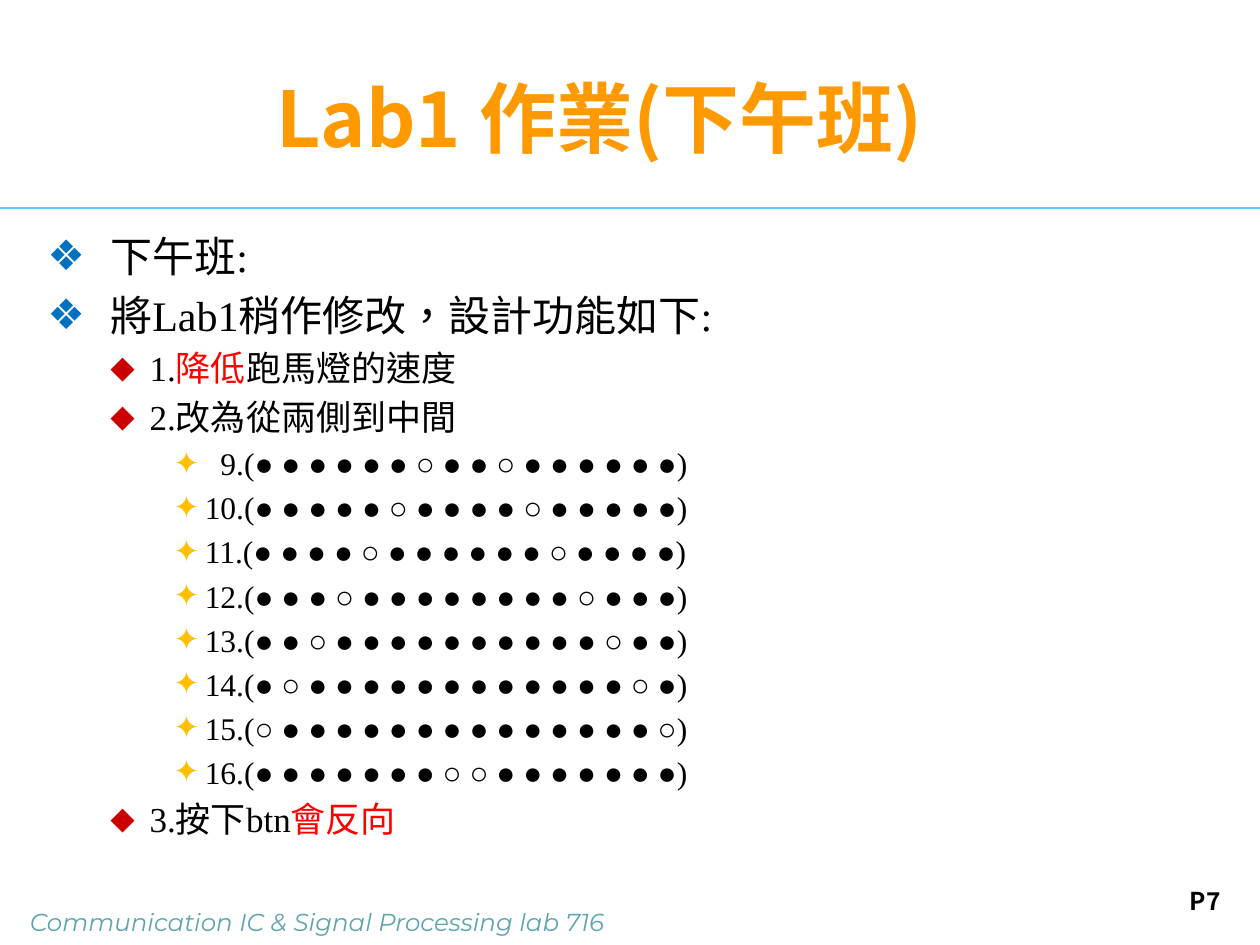
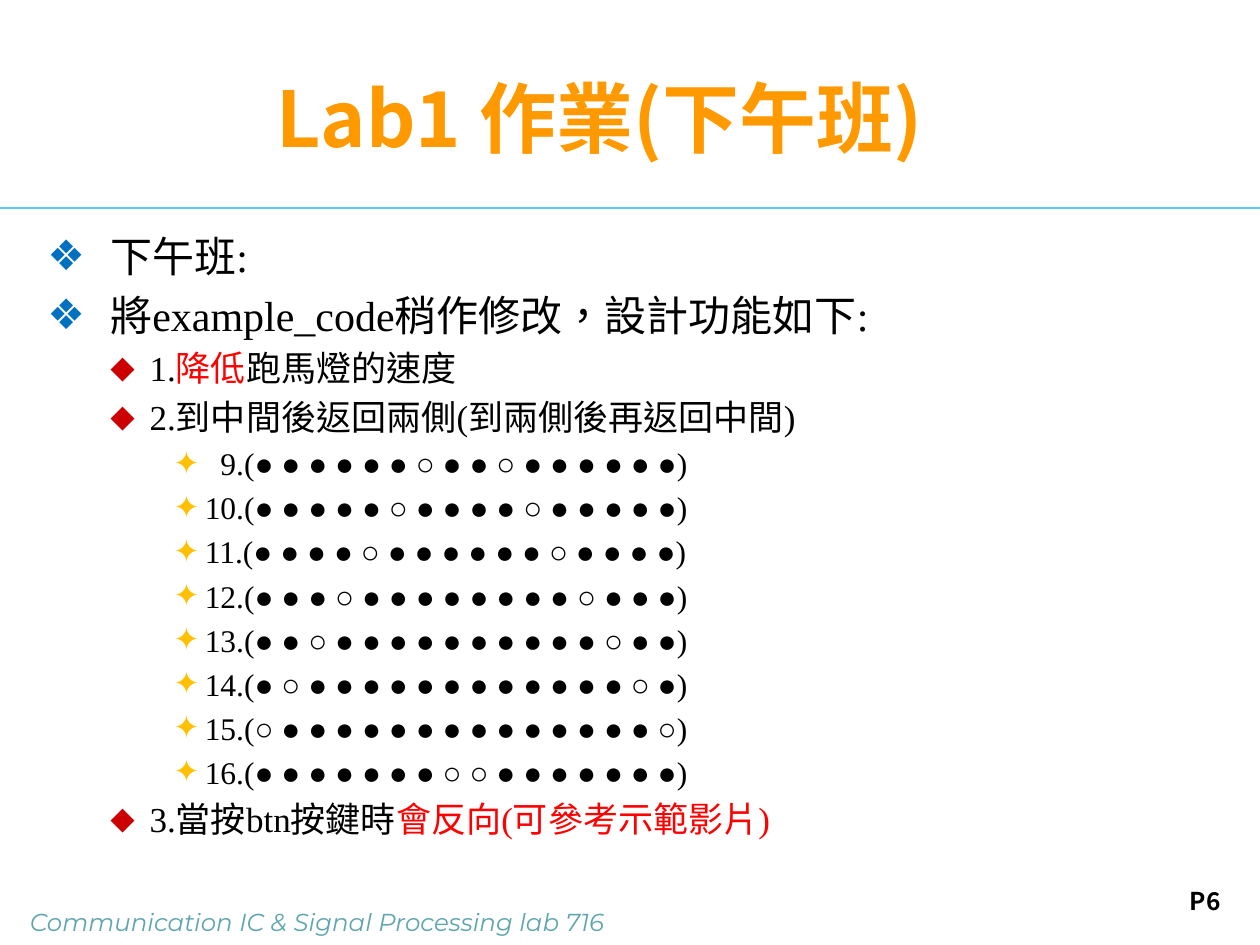
Before and after one commit to putoze/FPGA, a slide deck: slide 6 of lab1/lab1_a/Lab1_Flash_LED.pptx (slide 7 before the commit). Drawn at 1260x945 pixels with LibreOffice and Linux fonts; fonts in the diff are those of the drawing; background and template pictures are left out. Boxes give left, top, right and bottom in pixels: in the first picture for what was removed or moved away, otherwise in the second. Text is boxed around its words. In the diff, an @@ line names an element or a change of style, - is before the commit and + after.

```diff
--- a/lab1/lab1_a/Lab1_Flash_LED.pptx
+++ b/lab1/lab1_a/Lab1_Flash_LED.pptx
@@ text at [110, 295, 868, 340]: text changed @@
-❖ 將Lab1稍作修改，設計功能如下:
+❖ 將example_code稍作修改，設計功能如下:
@@ text at [150, 403, 796, 438]: text changed @@
-  ⬥ 2.改為從兩側到中間
+  ⬥ 2.到中間後返回兩側(到兩側後再返回中間)
@@ text at [150, 805, 770, 840]: text changed; text colour #000000 to #FF0000 @@
-  ⬥ 3.按下btn會反向
+  ⬥ 3.當按btn按鍵時會反向(可參考示範影片)
@@ page number at [1190, 891, 1221, 911]: text changed @@
-P7
+P6
```
Also in this commit, not shown: 4 other slides changed, 1 slide removed, 56 other files.
